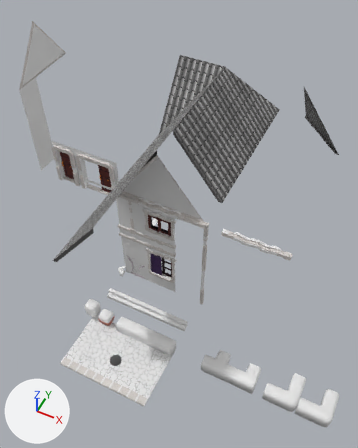
The FBX model Assets/Models/World01_Elements.fbx as it was, and as the next commit left it.
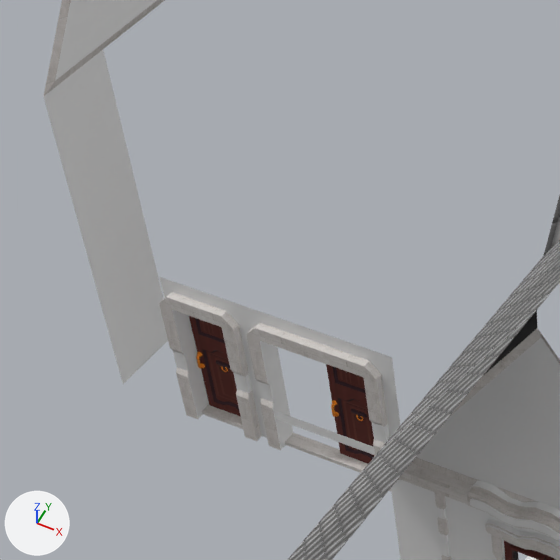
Each version is shown whole from a 50 mm camera at (9.95, -17.34, 28.91) aimed at (0.45, 1.65, 5.18), then close up on the part from 2% to 46% of the width and 14% to 49% of the height. Lighting does not change. The marker at lower left points along +X, +Y and +Z. The older version's two pictures come first. Where no turn or scale is listed for an object, it has been applied to the vertices.

Objects in the first close-up: 'H_Door01', 'H_Door01.001', 'H_MiddleStoneBar01', 'H_Roof', 'H_Roof_PixelShorter', 'H_Wall', 'H_Wall.001', 'H_Wall_Door01', 'H_Wall_Door01_Small', 'H_Wall_Filler', 'H_Wall_Triangle', 'H_Window_Relief_Small' and 3 more.
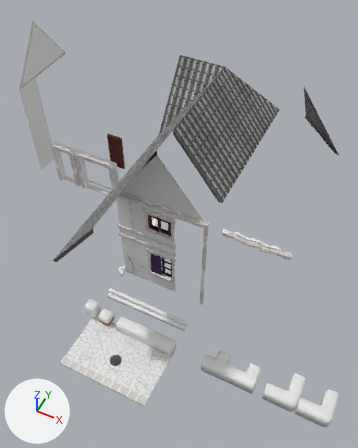
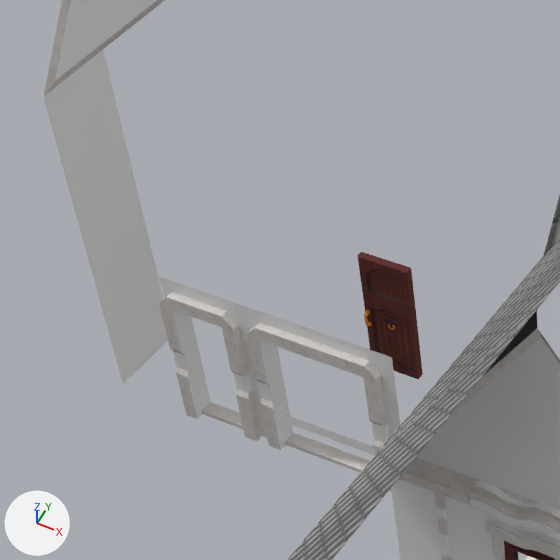
The change in detail:
Object 'H_Door01' (ob_h_door01) moves from (-7.67, 6.25, 1.72) to (-8.67, 9.25, 1.71).
Object 'H_Door01.001' (ob_h_door01_001) is deleted.

Pixel boxes (x1, y1, x2, y2) of what changed, in the close-ups (560 x 560 px):
'H_Door01', moved: before (326, 364, 374, 463); after (358, 252, 423, 379)
'H_Door01.001', deleted (brown): before (189, 316, 241, 417)
    faces in mat_wall01 (picture img_wall_01_psd): (189, 316, 241, 417)
